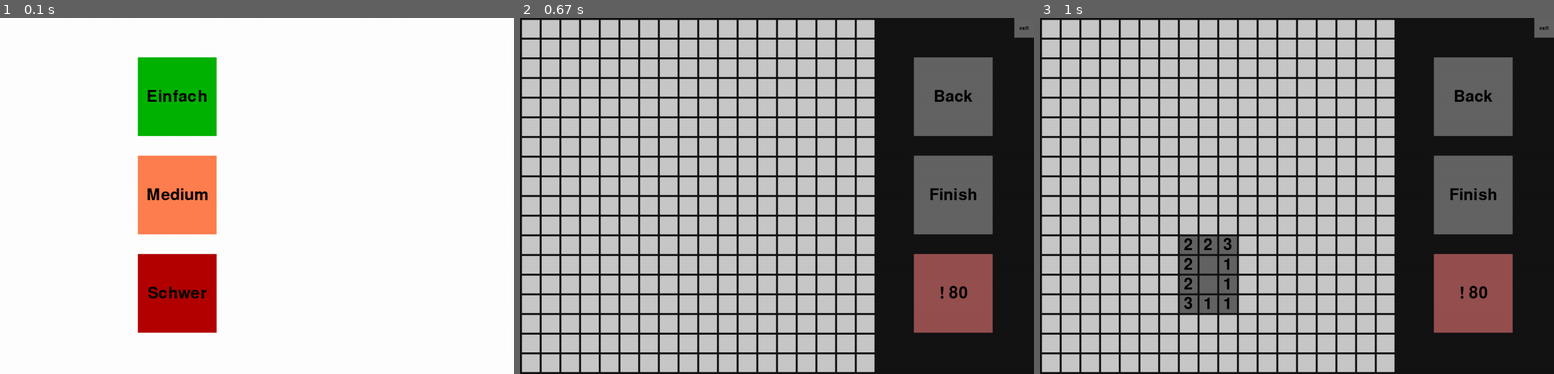
Above: before the commit, frames 1-3 (left to right).
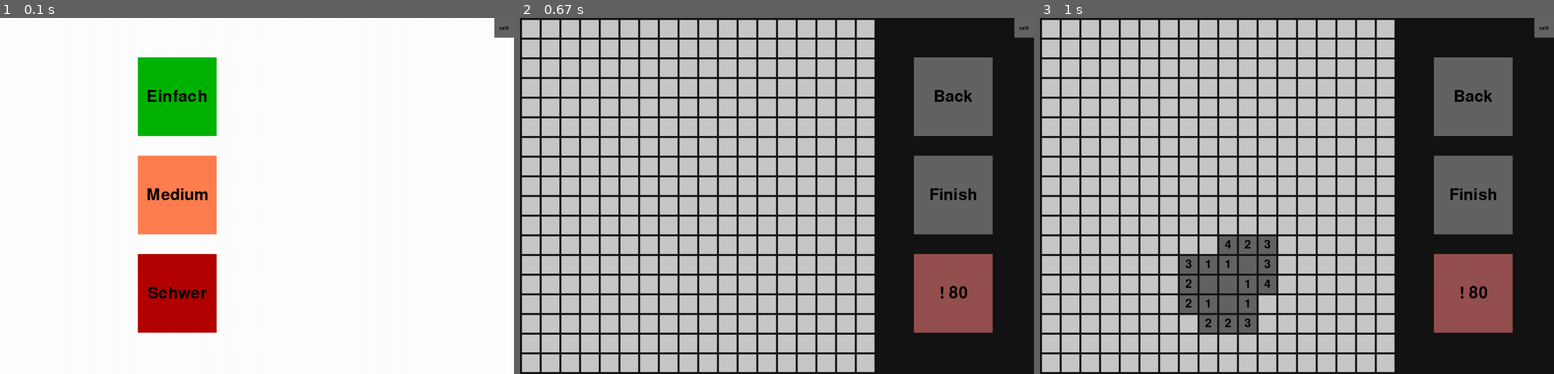
Above: after the commit, the same moments.

Repository: yanweiser/Minesweeper
Game: pygame game, started from mines-pygame/mines2.py
Two runs of this game, one before a commit and one after it. Both use one fixed random seed, a clock stepped at 60 frames per second and the inputs below.
Inputs (mouse positions are in pixels of both pictures, inside the frame that each line leads up to):
- Up to frame 1 (0.1 s): no input
- Up to frame 2 (0.67 s): click "Medium" at 0.38 s
- Up to frame 3 (1 s): click (1209, 277) at 0.72 s

The runs differ from the first frame. In frame 1, 0.2% of the frame differs, in the area x 96-100%, y 0-6%; in frame 2, nothing differs; in frame 3, 2.3%, in the area x 27-46%, y 61-89%.

Commit message:
overall better stability, no highscores, no animation

Diff:
--- a/mines-pygame/game.py
+++ b/mines-pygame/game.py
@@ -27,6 +27,8 @@
                 self.sqrs[i//n].append(Square(i+5,j+5,i//n,j//n,(200,200,200),self))
 
     def finish(self):
+        if not self.bombs.sum():
+            self.generate(self.sqrs[0][0])
         for i in range(0,self.GAMESIZE):
             for j in range(0, self.GAMESIZE):
                 if self.field[i][j] == 0 and self.bombs[i][j] == 0:
@@ -57,33 +59,26 @@
         return
 
 
-    def near(self,t1,t2):
-        if t1 in ((t2[0],t2[1]),(t2[0],t2[1]+1),(t2[0],t2[1]-1),(t2[0]+1,t2[1]),(t2[0]-1,t2[1]),(t2[0]+1,t2[1]+1),(t2[0]+1,t2[1]-1),(t2[0]-1,t2[1]+1),(t2[0]-1,t2[1]-1)):
-            return True
-        return False
+    def near(self,t2):
+        return [(t2[0],t2[1]),(t2[0],t2[1]+1),(t2[0],t2[1]-1),(t2[0]+1,t2[1]),(t2[0]-1,t2[1]),(t2[0]+1,t2[1]+1),(t2[0]+1,t2[1]-1),(t2[0]-1,t2[1]+1),(t2[0]-1,t2[1]-1)]
 
     def generate(self,sqr):
         x = sqr.col
         y = sqr.row
+        f_near = set(self.near((x,y)))
         while self.bombs.sum() < self.BOMBCOUNT:
             r = rd.randint(0,(self.GAMESIZE*self.GAMESIZE) - 1 )
             e = r//self.GAMESIZE
             r = r%self.GAMESIZE
-            if self.bombs[e][r] or self.near((e,r),(x,y)):
+            if self.bombs[e][r] or (e,r) in f_near or (self.adj(True,e,r) > 3):
                 continue
             self.bombs[e][r] = 1
-            if self.adj(True,e,r) > 2:
-                self.bombs[e][r] = 0
 
         for i in range(0,self.GAMESIZE):
             for j in range(0,self.GAMESIZE):
                 self.adjBombs[i][j] = self.adj(True,i,j)
 
         self.sqrs[x][y].set(self)
-        self.propagate(x,y)
 
     def won(self):
-        if self.field.sum() + self.bombs.sum() == self.GAMESIZE**2:
-            return True
-        else:
-            return False
+        return  self.field.sum() + self.bombs.sum() == self.GAMESIZE**2
--- a/mines-pygame/mines2.py
+++ b/mines-pygame/mines2.py
@@ -1,6 +1,5 @@
 from sqare import Square
 from game import Game
-from highscore import Highscore
 import pygame
 import numpy as np
 from _thread import *
@@ -8,8 +7,6 @@
 
 
 SCREENSIZE = 905
-hs = Highscore()
-hs.form()
 
 pygame.init()
 pygame.font.init()
@@ -19,54 +16,26 @@
 fin = Square(1000,350, 0,0,(100,100,100),test)
 score = Square(1000,600,0,0,(150,80,80),test)
 ext = Square(1255,0,0,0,(100,100,100),Game(0,0,20,50))
+ext.text = "exit"
 
 
 def end(x, game, win):
     if x:
-        #print("reached end -- win")
         win.fill((255,255,255))
-        #s = "Gewonnen!! :)"
-        #font = pygame.font.SysFont("comicsans", 80)
-        #text = font.render(s, 1, (255,69,0))
-        #win.blit(text, (x,y))
         for i in range(0,game.GAMESIZE):
             for j in range(0,game.GAMESIZE):
                 if game.bombs[i][j]:
-                    c = 200
-                    iter = 0
-                    if game.GAMESIZE == 9:
-                        while iter<6:
-                            #print("painting...")
-                            it = iter*11
-                            game.sqrs[i][j].color = (c-it*2,c+it,c-it*2)
-                            iter +=1
-                            drawPart(win,game,game.sqrs[i][j])
-                    else:
-                        game.sqrs[i][j].color = (100,255,100)
-        drawWin(win,game)
+                    game.sqrs[i][j].color = (100,255,100)
+                    drawPart(win, game, game.sqrs[i][j])
+
 
     elif not x:
         win.fill((255,255,255))
-        #print("reached end -- lose")
-        #s = "Verloren :("
-        #font = pygame.font.SysFont("comicsans", 80)
-        #text = font.render(s, 1, (255,69,0))
-        #win.blit(text, (x,y))
         for i in range(0,game.GAMESIZE):
             for j in range(0,game.GAMESIZE):
                 if game.bombs[i][j]:
-                    c = 200
-                    iter = 0
-                    if game.GAMESIZE == 9:
-                        while iter<6:
-                            #print("painting...")
-                            it = iter*11
-                            game.sqrs[i][j].color = (c+it,c-it*2,c-it*2)
-                            iter +=1
-                            drawPart(win,game,game.sqrs[i][j])
-                    else:
-                        game.sqrs[i][j].color = (255,100,100)
-        drawWin(win,game)
+                    game.sqrs[i][j].color = (255,100,100)
+                    drawPart(win, game, game.sqrs[i][j])
 
 
 def drawWin(win,game):
@@ -110,8 +79,7 @@
     back.text = "Back"
     fin.text = "Finish"
     score.text = "! " + str(game.BOMBCOUNT-game.tagged)
-    ext.text = "exit"
-    print("game start")
+    # print("game start")
     while run:
         #print("in mainloop")
         clock.tick(60)
@@ -143,12 +111,10 @@
                     game.finish()
                     drawWin(win,game)
                     id = start_new_thread(end,(True,game,win))
-                    if game.GAMESIZE == 9:
-                        ctc(game)
                     try:
                         id.exit()
                     except:
-                        # print("thread already finished")
+
                         pass
                     ctc(game)
                     run = False
@@ -169,39 +135,23 @@
                                 ret = sqr.set(game)
                                 change = True
                                 sq = sqr
-                                if ret == 1:
+                                if ret == 1: # win
                                     drawPart(win,game,sqr)
                                     run = False
-                                    #print("calling end -- win")
                                     id = start_new_thread(end,(True, game,win))
-                                    if game.GAMESIZE == 9:
-                                        ctc(game)
                                     try:
                                         id.exit()
                                     except:
                                         pass
-                                        #print("thread already finished")
-                                    run = False
                                     ctc(game)
-                                    if GAMESIZE == 9:
-                                        hs.hs[0] = 100
-                                    elif GAMESIZE == 18:
-                                        hs.hs[1] = 100
-                                    else:
-                                        hs.hs[2] = 100
-                                    hs.writeHS()
                                     return
-                                elif ret == -1:
-                                    #print("calling end -- lose")
+                                elif ret == -1: # lost
                                     id = start_new_thread(end,(False, game,win))
                                     ctc(game)
                                     try:
                                         id.exit()
                                     except:
                                         pass
-                                        #print("thread already finished")
-                                    run = False
-                                    ctc(game)
                                     run = False
                                     return
                             elif sqr.click(pos) and but == 3 and game.field[x][y] == 0:
@@ -210,60 +160,47 @@
                                 score.text = "! " + str(game.BOMBCOUNT-game.tagged)
                                 sq = sqr
 
-def setup():
-    font1 = pygame.font.SysFont("comicsans", 70)
-    font2 = pygame.font.SysFont("comicsans", 55)
-    text1 = font1.render("highscores", 1, (0,0,0))
-    text2 = font2.render(str(hs.hs[0]), 1, (0,0,0))
-    text3 = font2.render(str(hs.hs[1]), 1, (0,0,0))
-    text4 = font2.render(str(hs.hs[2]), 1, (0,0,0))
-    win.fill((255,255,255))
-    win.blit(text1, (700,50))
-    win.blit(text2, (780, 200 - text2.get_height()/2))
-    win.blit(text3, (780, 450 - text3.get_height()/2))
-    win.blit(text4, (780, 700 - text4.get_height()/2))
+
 
 
 def start():
     SQRSIZE = 200
     clock = pygame.time.Clock()
+    ex = Square(1255,0,0,0,(100,100,100),Game(0,0,20,50))
+    ex.text = 'exit'
     ez = Square(350,100,0,0, (0,180,0),test)
     ez.text = "Einfach"
     med = Square(350,350,0,0, (255,127,80),test)
     med.text = "Medium"
     hard = Square(350,600,0,0, (180,0,0),test)
     hard.text = "Schwer"
-    setup()
+    win.fill((255,255,255))
     pygame.display.update()
     while True:
         clock.tick(60)
-        win.fill((255,255,255))
         ez.draw(win,test)
         med.draw(win,test)
         hard.draw(win,test)
+        ex.draw(win,test)
         pos = pygame.mouse.get_pos()
         if ez.click(pos):
-            #print("ez button hover")
             ez.color = (0,100,0)
             med.color = (255,127,80)
             hard.color = (180,0,0)
         elif med.click(pos):
-            #print("med button hover")
             ez.color = (0,180,0)
             med.color = (180,80,50)
             hard.color = (180,0,0)
         elif hard.click(pos):
-            #print("hard button hover")
             ez.color = (0,180,0)
             med.color = (255,127,80)
             hard.color = (100,0,0)
         else:
-            #print("no button hover")
             ez.color = (0,180,0)
             med.color = (255,127,80)
             hard.color = (180,0,0)
 
-        pygame.display.update(pygame.Rect(100,0,500,900))
+        pygame.display.update([pygame.Rect(100,0,500,900),pygame.Rect(1255,0,50,50)])
         for event in pygame.event.get():
             if event.type == pygame.QUIT:
                 pygame.quit()
@@ -271,15 +208,18 @@
                 pos = pygame.mouse.get_pos()
                 if ez.click(pos):
                     main(GAMESIZE = 9,BOMBCOUNT = 20,TEXTSIZE = 60,SQRSIZE = 95)
-                    setup()
+                    win.fill((255,255,255))
                     pygame.display.update()
                 elif med.click(pos):
-                    main(GAMESIZE = 18,BOMBCOUNT = 80,TEXTSIZE = 60,SQRSIZE = 45)
-                    setup()
+                    main(GAMESIZE = 18,BOMBCOUNT = 80,TEXTSIZE = 45,SQRSIZE = 45)
+                    win.fill((255,255,255))
                     pygame.display.update()
                 elif hard.click(pos):
-                    main(GAMESIZE = 36,BOMBCOUNT = 320,TEXTSIZE = 30,SQRSIZE = 20)
-                    setup()
+                    main(GAMESIZE = 36,BOMBCOUNT = 320,TEXTSIZE = 25,SQRSIZE = 20)
+                    win.fill((255,255,255))
                     pygame.display.update()
+                elif ex.click(pos):
+                    pygame.quit()
+                    exit()
 
 start()
--- a/mines-pygame/sqare.py
+++ b/mines-pygame/sqare.py
@@ -15,8 +15,9 @@
 
     def draw(self, win, game):
         pygame.draw.rect(win, self.color, (self.x, self.y, self.size, self.size))
-        txt = self.font.render(self.text, 1, (0,0,0))
-        win.blit(txt, (self.x + round(self.size/2) - round(txt.get_width()/2), self.y + round(self.size/2) - round(txt.get_height()/2)))
+        if self.text:
+            txt = self.font.render(self.text, 1, (0,0,0))
+            win.blit(txt, (self.x + round(self.size/2) - round(txt.get_width()/2), self.y + round(self.size/2) - round(txt.get_height()/2)))
 
 
     def tag(self,game):
@@ -33,11 +34,8 @@
     def set(self,game):
         x = self.col
         y = self.row
-        #print(f"setting ({x},{y})")
         if game.field[x][y]:
-            #print(f"field ({x},{y}) is already set, returning")
             return 0
-        #print(game.bombs)
         if game.bombs[x][y]:
             return -1
         game.field[x][y] = 1
